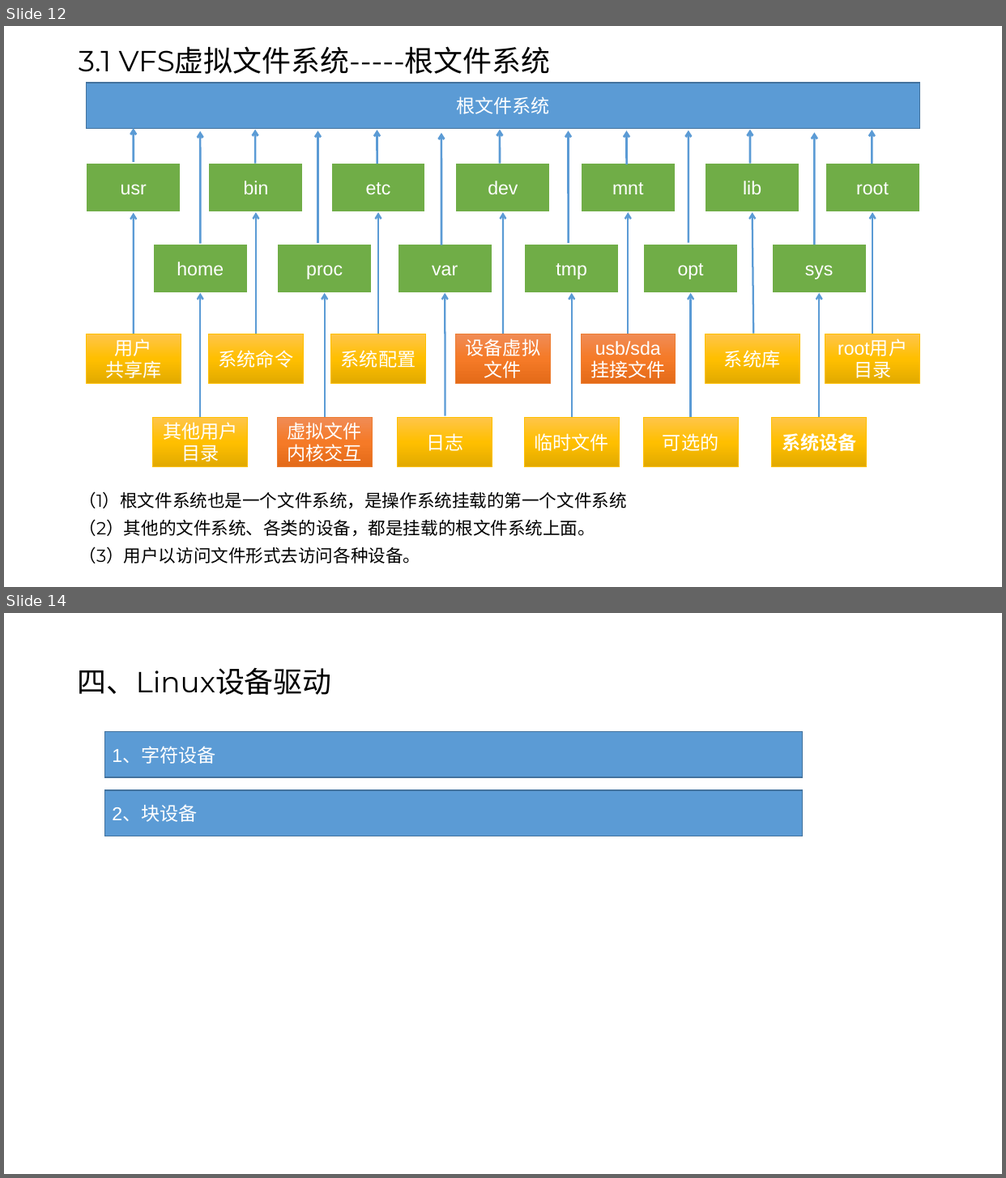
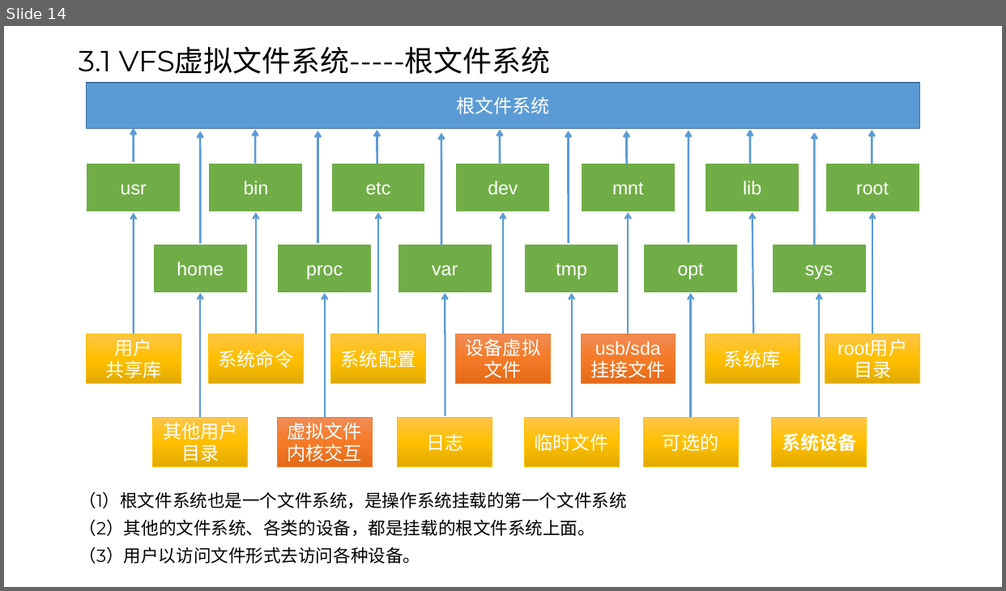
Before and after one commit to Abiggg/Note, a slide deck: note_of_linux/linux.pptx. Shown one above the other, each under a label of ours: slides 12 and 14 before the commit, slide 14 after it; the slides between them are not shown. The pictures are 1006x1178 and 1006x591 pixels, drawn with LibreOffice and Linux fonts; fonts in the diff are those of the drawing. Boxes give left, top, right and bottom in pixels: in the first picture for what was removed or moved away, otherwise in the second. Text is boxed around its words. In the diff, an @@ line names an element or a change of style, - is before the commit and + after.

```diff
--- a/note_of_linux/linux.pptx
+++ b/note_of_linux/linux.pptx
@@ slide 14 removed at bbox=[4, 613, 1002, 1174], background #FFFFFF @@
@@ title removed at bbox=[78, 667, 332, 695] @@
-四、Linux设备驱动
@@ rectangle removed at bbox=[105, 732, 803, 777] @@
-1、字符设备
@@ rectangle removed at bbox=[105, 790, 803, 836] @@
-2、块设备
@@ what was slide 12 is now slide 14 @@
```
Also in this commit, not shown: 2 slides changed, 5 slides added, 1 other slide removed, 1 other file.
